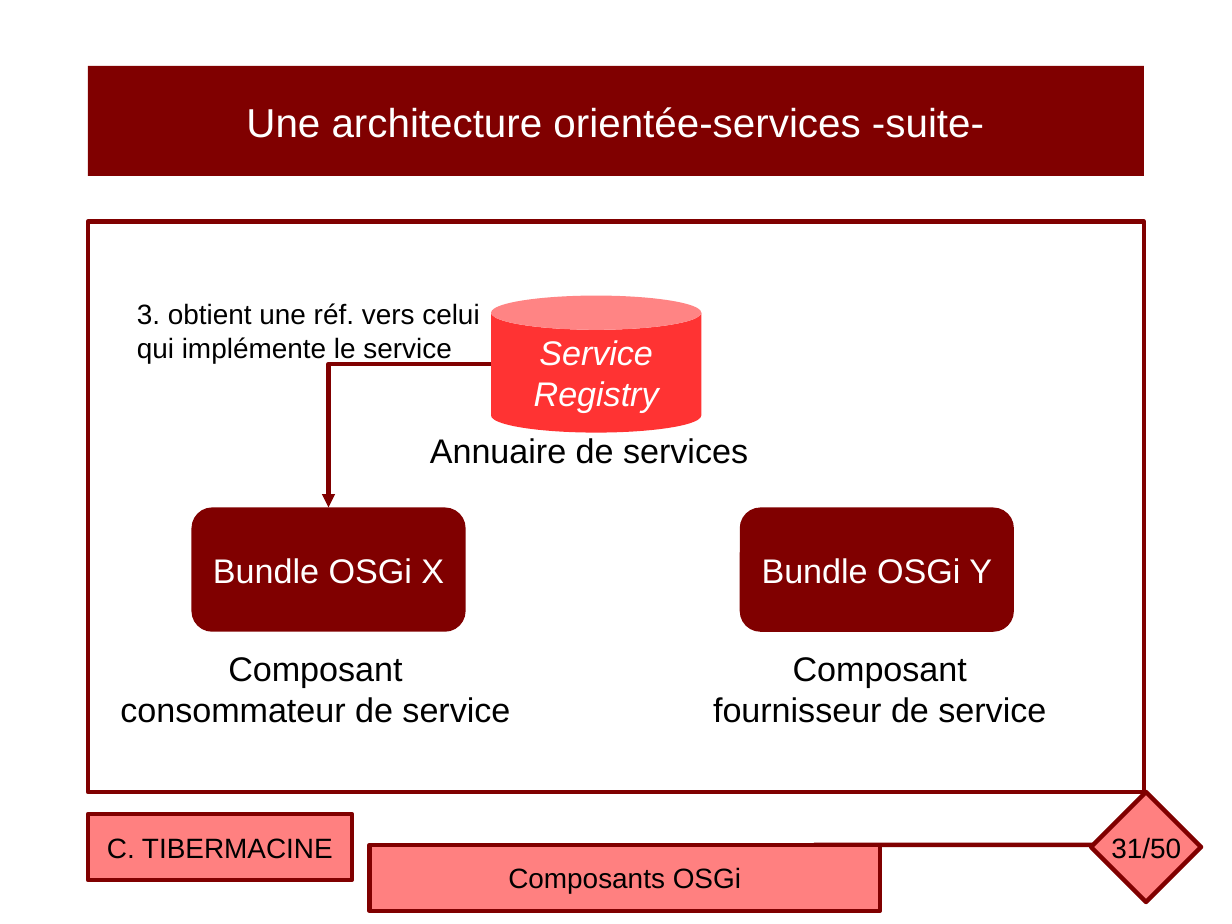
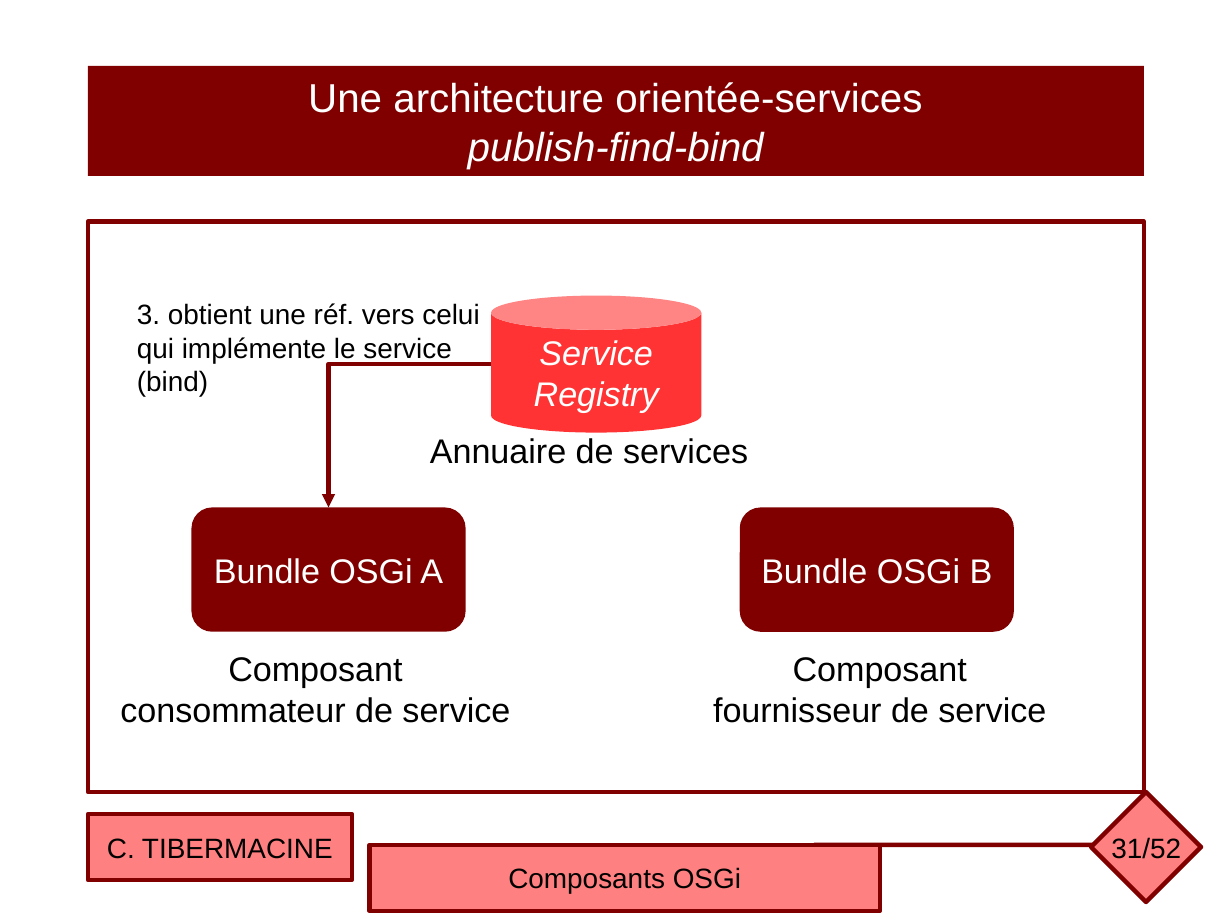
Before and after one commit to ctiber/composants, a slide deck: slide 31 of cours/cours3.odp. Drawn at 1232x924 pixels with LibreOffice and Linux fonts; fonts in the diff are those of the drawing. Boxes give left, top, right and bottom in pixels: in the first picture for what was removed or moved away, otherwise in the second. Text is boxed around its words. In the diff, an @@ line names an element or a change of style, - is before the commit and + after.

Commit message:
Mise à jour du cours OSGi

```diff
--- a/cours/cours3.odp
+++ b/cours/cours3.odp
@@ text in rectangle at [308,82,922,169]: text changed @@
-Une architecture orientée-services -suite-
+Une architecture orientée-services
+publish-find-bind
@@ text at [137,370,208,396]: paragraph added @@
+(bind)
@@ text in rounded rectangle at [214,558,443,584]: text changed @@
-Bundle OSGi X
+Bundle OSGi A
@@ text in rounded rectangle at [761,558,993,584]: text changed @@
-Bundle OSGi Y
+Bundle OSGi B
@@ page number at [1111,837,1181,859]: text changed @@
-31/50
+31/52
```
Also in this commit, not shown: 5 other slides changed, 2 slides added, 1 other file.
